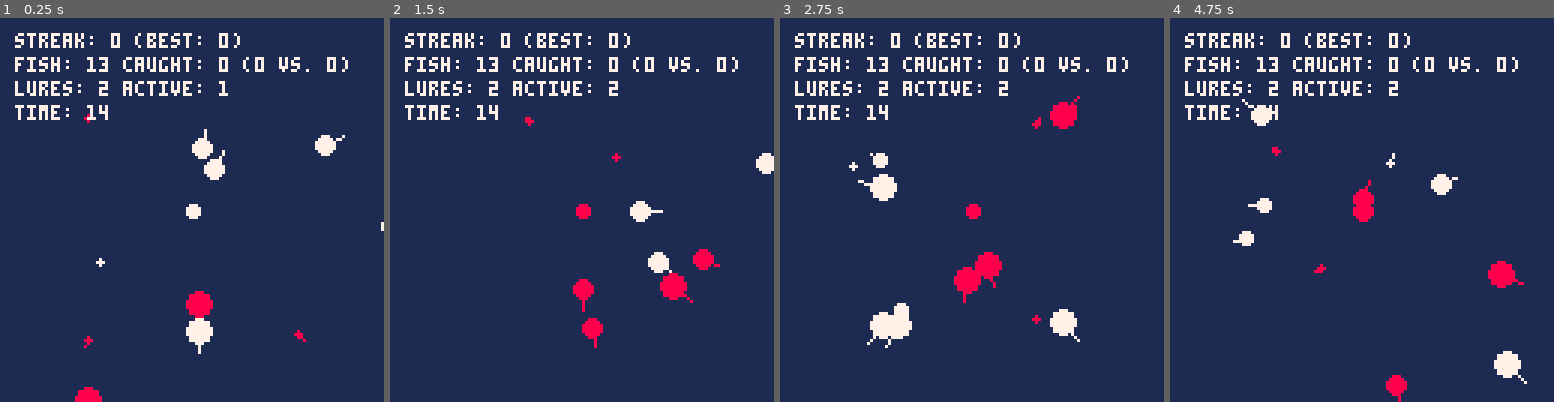
Above: before the commit, frames 1-4 (left to right).
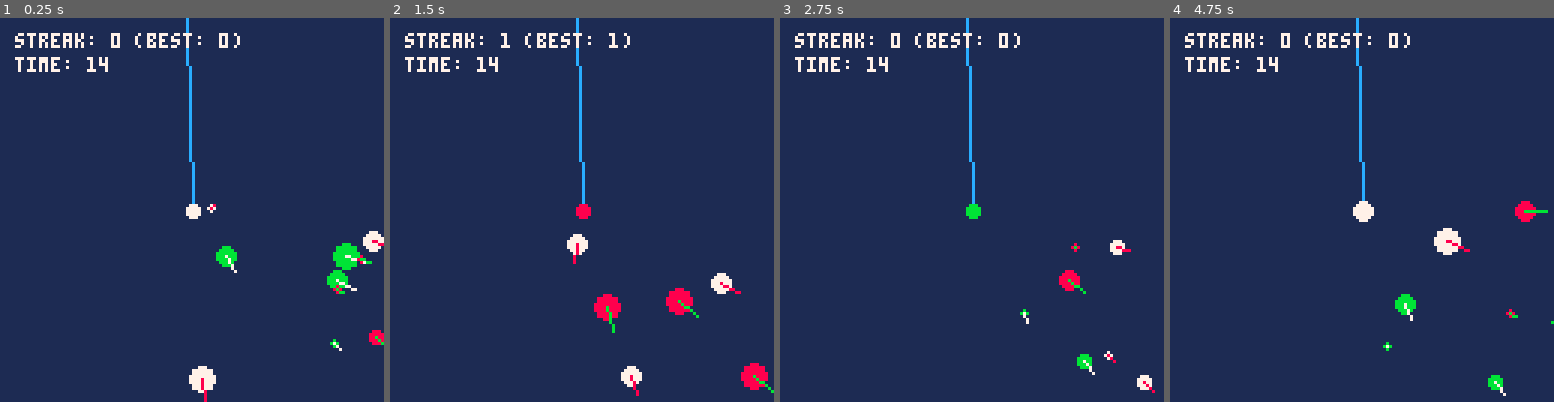
Above: after the commit, the same moments.

Repository: millwardesque/pico-fish-v2
Game: PICO-8 cartridge fish2.p8
Two runs of this game, one before a commit and one after it. Both use one fixed random seed, a clock stepped at 60 frames per second and the inputs below.
Inputs:
- Up to frame 1 (0.25 s): no input
- Up to frame 2 (1.5 s): tap O (Z key) at 0.7 s
- Up to frame 3 (2.75 s): hold Right 1.6-2.1 s; tap O (Z key) at 1.7, 2.1, 2.5 s; hold Up 2.15-2.42 s; hold Right from 2.47 s (still down)
- Up to frame 4 (4.75 s): tap O (Z key) every 0.4 s from 2.9 to 4.5 s; release Right at 3.03 s; hold Left 3.08-3.58 s; hold Down 3.63-3.97 s; hold Right 4.02-4.68 s; hold Up from 4.73 s (still down)

The runs differ from the first frame. In frame 1, 6.0% of the frame differs, in the area x 3-100%, y 0-100%; in frame 2, 6.0%; in frame 3, 6.2%, in the area x 3-98%, y 0-98%; in frame 4, 5.7%.

Commit message:
Added multi-colour fish and third lure colour.

Diff:
--- a/fish2.p8
+++ b/fish2.p8
@@ -282,14 +282,15 @@
 v2 = require('v2')
 
 local fish = {
-    mk = function(name, x, y, colour, size)
+    mk = function(name, x, y, colour1, colour2, size)
         local f = game_obj.mk(name, 'fish', x, y)
         f.target = nil
         f.dir = v2.norm(v2.mk(x + 1, y))
-        f.speed = 1 * (0.5 + rnd(1))
+        f.speed = 0.5 * (0.25 + rnd(1))
         f.length = size
         f.size = size
-        f.colour = colour
+        f.colour1 = colour1
+        f.colour2 = colour2
 
         if f.size >= 7 then
             f.speed *= 0.75
@@ -300,8 +301,14 @@
         renderer.attach(f, 0)
         f.renderable.render = function(r, x, y)
             local go = r.game_obj
-            circfill(x, y, max(1, go.size / 2.0), go.colour)
-            line(x - go.dir.x * go.length, y - go.dir.y * go.length, x, y, go.colour)
+
+            if go.lure_dist(go, go.target) < 0 then
+                -- Do nothing. This will get cleaned on the next update cycle.
+                return
+            else
+                circfill(x, y, max(1, go.size / 2.0), go.colour1)
+                line(x - go.dir.x * go.length, y - go.dir.y * go.length, x, y, go.colour2)
+            end
         end
 
         f.lure_dist = function(self, lure)
@@ -314,7 +321,9 @@
             if self.target == nil then
                 matches = 0
             else
-                if self.target.colour == self.colour then
+                if self.target.colour == self.colour1 then
+                    matches += 2
+                elseif self.target.colour == self.colour2 then
                     matches += 1
                 end
                 if self.size - self.target.size >= 0 and self.size - self.target.size <= 2 then
@@ -335,9 +344,11 @@
                 if interest == 0 then
                     speed *= -1.0
                 elseif interest == 1 then
-                    speed *= 0
+                    speed *= 0.0
                 elseif interest == 2 then
-                    speed *= 1
+                    speed *= 0.6
+                elseif interest == 3 then
+                    speed *= 1.0
                 end
 
                 local new_pos = self.v2_pos(self) + self.dir * speed
@@ -364,6 +375,8 @@
 
         renderer.attach(l, 0)
         l.renderable.render = function(r, x, y)
+            line(62, 0, x, y, 12)
+
             local go = r.game_obj
             circfill(x, y, go.radius(go), go.colour)
         end
@@ -412,8 +425,8 @@
 scene = nil
 state = "ingame"
 
-function add_fish(target, colour, size, is_offscreen)
-    local min_dist = 20
+function add_fish(target, colour1, colour2, size, is_offscreen)
+    local min_dist = 40
     local zone_size = 128 - min_dist
 
     if is_offscreen then
@@ -424,7 +437,7 @@
     local x = 64 + min_dist + flr(rnd(zone_size)) - zone_size / 2
     local y = 64 + min_dist + flr(rnd(zone_size)) - zone_size / 2
 
-    local new_fish = fish.mk('f'..#fishes, x, y, colour, size)
+    local new_fish = fish.mk('f'..#fishes, x, y, colour1, colour2, size)
     new_fish.target = target
     add(fishes, new_fish)
     add(scene, new_fish)
@@ -470,17 +483,23 @@
 
 function should_add_fish()
     if max_fish > #fishes then
-        local i = flr(rnd(2))
-        local fish_colour = 0
+        local i = flr(rnd(3))
+        local colour1 = 0
+        local colour2 = 1
         if i == 0 then
-            fish_colour = 7
+            colour1 = 7
+            colour2 = 8
         elseif i == 1 then
-            fish_colour = 8
+            colour1 = 8
+            colour2 = 11
+        elseif i == 2 then
+            colour1 = 11
+            colour2 = 7
         end
 
         local fish_size = 1 + flr(rnd(8))
 
-        add_fish(active_lure, fish_colour, fish_size, true)
+        add_fish(active_lure, colour1, colour2, fish_size, true)
     end
 end
 
@@ -494,7 +513,7 @@
         elseif lure_dist < active_lure.radius(active_lure) then
             remove_fish(f)
 
-            if f.colour == 7 then
+            if f.colour1 == active_lure.colour then
                 good_catch_count += 1
                 current_streak +=1
                 if current_streak > longest_streak then
@@ -521,6 +540,7 @@
     available_lures = {}
     add(available_lures, lure.mk('lure-7', 64, 64, 7))
     add(available_lures, lure.mk('lure-8', 64, 64, 8))
+    add(available_lures, lure.mk('lure-11', 64, 64, 11))
     next_lure()
 
     good_catch_count = 0
@@ -531,17 +551,20 @@
     fishes = {}
 
     local fish_size = nil
-    for i = 1,6 do
+    for i = 1,4 do
         fish_size = 1 + flr(rnd(8))
-        add_fish(active_lure, 7, fish_size, false)
-    end
-
-    for i = 1,6 do
+        add_fish(active_lure, 7, 8, fish_size, false)
+    end
+
+    for i = 1,4 do
         fish_size = 1 + flr(rnd(8))
-        add_fish(active_lure, 8, fish_size, false)
-    end
-
-    add_fish(active_lure, 7, 8, false)
+        add_fish(active_lure, 8, 11, fish_size, false)
+    end
+
+    for i = 1,4 do
+        fish_size = 1 + flr(rnd(8))
+        add_fish(active_lure, 11, 7, fish_size, false)
+    end
 end
 
 function _update()
@@ -583,13 +606,13 @@
         -- Debug
         --log.log("Mem: "..(stat(0)/2048.0).."% CPU: "..(stat(1)/1.0).."%")
         log.log("streak: "..current_streak.. " (best: "..longest_streak..")")
-        log.log("fish: "..#fishes.." caught: "..(good_catch_count + bad_catch_count).." ("..good_catch_count.." vs. "..bad_catch_count..")")
-        log.log("lures: "..#available_lures.." active: "..active_lure_index)
+        -- log.log("fish: "..#fishes.." caught: "..(good_catch_count + bad_catch_count).." ("..good_catch_count.." vs. "..bad_catch_count..")")
+        -- log.log("lures: "..#available_lures.." active: "..active_lure_index)
         log.log("time: "..flr(level_timer / stat(8)))
     elseif state == "gameover" then
         scene = {}
         log.log("game over!")
-        log.log("score: "..longest_streak)
+        log.log("best streak: "..longest_streak)
         log.log("press 4 to try again")
 
         if btnp(4) then
--- a/game.lua
+++ b/game.lua
@@ -26,8 +26,8 @@
 scene = nil
 state = "ingame"
 
-function add_fish(target, colour, size, is_offscreen)
-    local min_dist = 20
+function add_fish(target, colour1, colour2, size, is_offscreen)
+    local min_dist = 40
     local zone_size = 128 - min_dist
 
     if is_offscreen then
@@ -38,7 +38,7 @@
     local x = 64 + min_dist + flr(rnd(zone_size)) - zone_size / 2
     local y = 64 + min_dist + flr(rnd(zone_size)) - zone_size / 2
 
-    local new_fish = fish.mk('f'..#fishes, x, y, colour, size)
+    local new_fish = fish.mk('f'..#fishes, x, y, colour1, colour2, size)
     new_fish.target = target
     add(fishes, new_fish)
     add(scene, new_fish)
@@ -84,17 +84,23 @@
 
 function should_add_fish()
     if max_fish > #fishes then
-        local i = flr(rnd(2))
-        local fish_colour = 0
+        local i = flr(rnd(3))
+        local colour1 = 0
+        local colour2 = 1
         if i == 0 then
-            fish_colour = 7
+            colour1 = 7
+            colour2 = 8
         elseif i == 1 then
-            fish_colour = 8
+            colour1 = 8
+            colour2 = 11
+        elseif i == 2 then
+            colour1 = 11
+            colour2 = 7
         end
 
         local fish_size = 1 + flr(rnd(8))
 
-        add_fish(active_lure, fish_colour, fish_size, true)
+        add_fish(active_lure, colour1, colour2, fish_size, true)
     end
 end
 
@@ -108,7 +114,7 @@
         elseif lure_dist < active_lure.radius(active_lure) then
             remove_fish(f)
 
-            if f.colour == 7 then
+            if f.colour1 == active_lure.colour then
                 good_catch_count += 1
                 current_streak +=1
                 if current_streak > longest_streak then
@@ -135,6 +141,7 @@
     available_lures = {}
     add(available_lures, lure.mk('lure-7', 64, 64, 7))
     add(available_lures, lure.mk('lure-8', 64, 64, 8))
+    add(available_lures, lure.mk('lure-11', 64, 64, 11))
     next_lure()
 
     good_catch_count = 0
@@ -145,17 +152,20 @@
     fishes = {}
 
     local fish_size = nil
-    for i = 1,6 do
+    for i = 1,4 do
         fish_size = 1 + flr(rnd(8))
-        add_fish(active_lure, 7, fish_size, false)
-    end
-
-    for i = 1,6 do
+        add_fish(active_lure, 7, 8, fish_size, false)
+    end
+
+    for i = 1,4 do
         fish_size = 1 + flr(rnd(8))
-        add_fish(active_lure, 8, fish_size, false)
-    end
-
-    add_fish(active_lure, 7, 8, false)
+        add_fish(active_lure, 8, 11, fish_size, false)
+    end
+
+    for i = 1,4 do
+        fish_size = 1 + flr(rnd(8))
+        add_fish(active_lure, 11, 7, fish_size, false)
+    end
 end
 
 function _update()
@@ -197,13 +207,13 @@
         -- Debug
         --log.log("Mem: "..(stat(0)/2048.0).."% CPU: "..(stat(1)/1.0).."%")
         log.log("streak: "..current_streak.. " (best: "..longest_streak..")")
-        log.log("fish: "..#fishes.." caught: "..(good_catch_count + bad_catch_count).." ("..good_catch_count.." vs. "..bad_catch_count..")")
-        log.log("lures: "..#available_lures.." active: "..active_lure_index)
+        -- log.log("fish: "..#fishes.." caught: "..(good_catch_count + bad_catch_count).." ("..good_catch_count.." vs. "..bad_catch_count..")")
+        -- log.log("lures: "..#available_lures.." active: "..active_lure_index)
         log.log("time: "..flr(level_timer / stat(8)))
     elseif state == "gameover" then
         scene = {}
         log.log("game over!")
-        log.log("score: "..longest_streak)
+        log.log("best streak: "..longest_streak)
         log.log("press 4 to try again")
 
         if btnp(4) then
--- a/src/fish.lua
+++ b/src/fish.lua
@@ -3,14 +3,15 @@
 v2 = require('v2')
 
 local fish = {
-    mk = function(name, x, y, colour, size)
+    mk = function(name, x, y, colour1, colour2, size)
         local f = game_obj.mk(name, 'fish', x, y)
         f.target = nil
         f.dir = v2.norm(v2.mk(x + 1, y))
-        f.speed = 1 * (0.5 + rnd(1))
+        f.speed = 0.5 * (0.25 + rnd(1))
         f.length = size
         f.size = size
-        f.colour = colour
+        f.colour1 = colour1
+        f.colour2 = colour2
 
         if f.size >= 7 then
             f.speed *= 0.75
@@ -21,8 +22,14 @@
         renderer.attach(f, 0)
         f.renderable.render = function(r, x, y)
             local go = r.game_obj
-            circfill(x, y, max(1, go.size / 2.0), go.colour)
-            line(x - go.dir.x * go.length, y - go.dir.y * go.length, x, y, go.colour)
+
+            if go.lure_dist(go, go.target) < 0 then
+                -- Do nothing. This will get cleaned on the next update cycle.
+                return
+            else
+                circfill(x, y, max(1, go.size / 2.0), go.colour1)
+                line(x - go.dir.x * go.length, y - go.dir.y * go.length, x, y, go.colour2)
+            end
         end
 
         f.lure_dist = function(self, lure)
@@ -35,7 +42,9 @@
             if self.target == nil then
                 matches = 0
             else
-                if self.target.colour == self.colour then
+                if self.target.colour == self.colour1 then
+                    matches += 2
+                elseif self.target.colour == self.colour2 then
                     matches += 1
                 end
                 if self.size - self.target.size >= 0 and self.size - self.target.size <= 2 then
@@ -56,9 +65,11 @@
                 if interest == 0 then
                     speed *= -1.0
                 elseif interest == 1 then
-                    speed *= 0
+                    speed *= 0.0
                 elseif interest == 2 then
-                    speed *= 1
+                    speed *= 0.6
+                elseif interest == 3 then
+                    speed *= 1.0
                 end
 
                 local new_pos = self.v2_pos(self) + self.dir * speed
--- a/src/lure.lua
+++ b/src/lure.lua
@@ -9,6 +9,8 @@
 
         renderer.attach(l, 0)
         l.renderable.render = function(r, x, y)
+            line(62, 0, x, y, 12)
+
             local go = r.game_obj
             circfill(x, y, go.radius(go), go.colour)
         end
Not shown, changed: plan.txt
